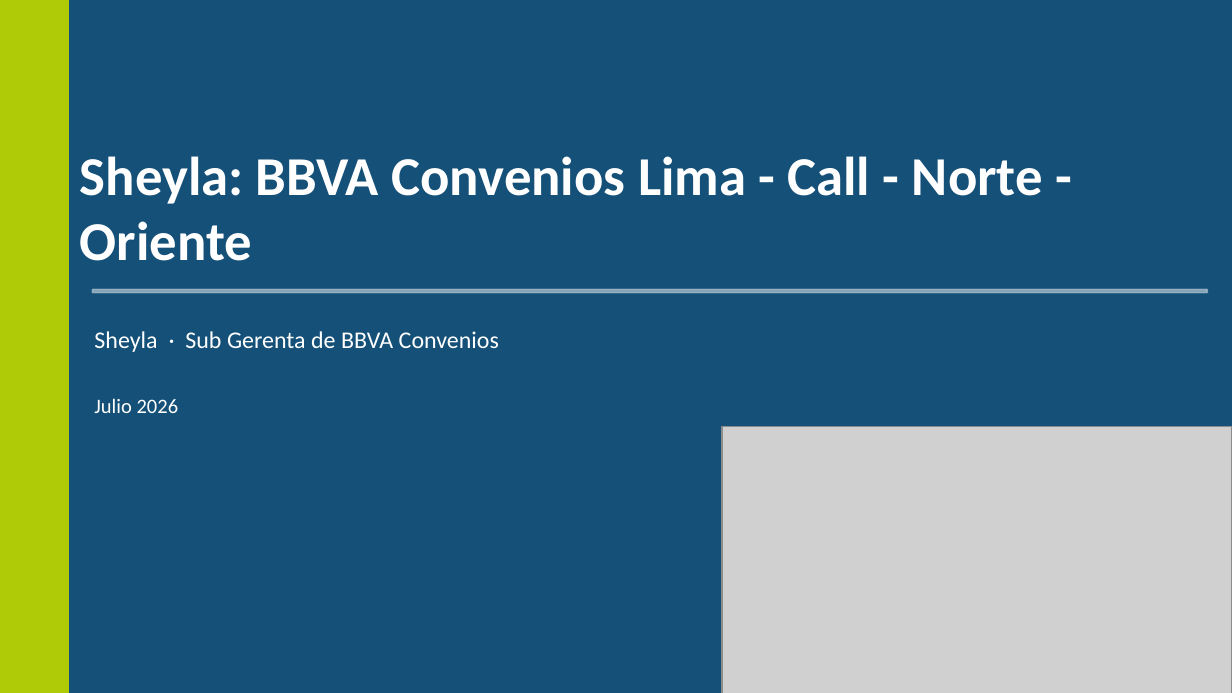
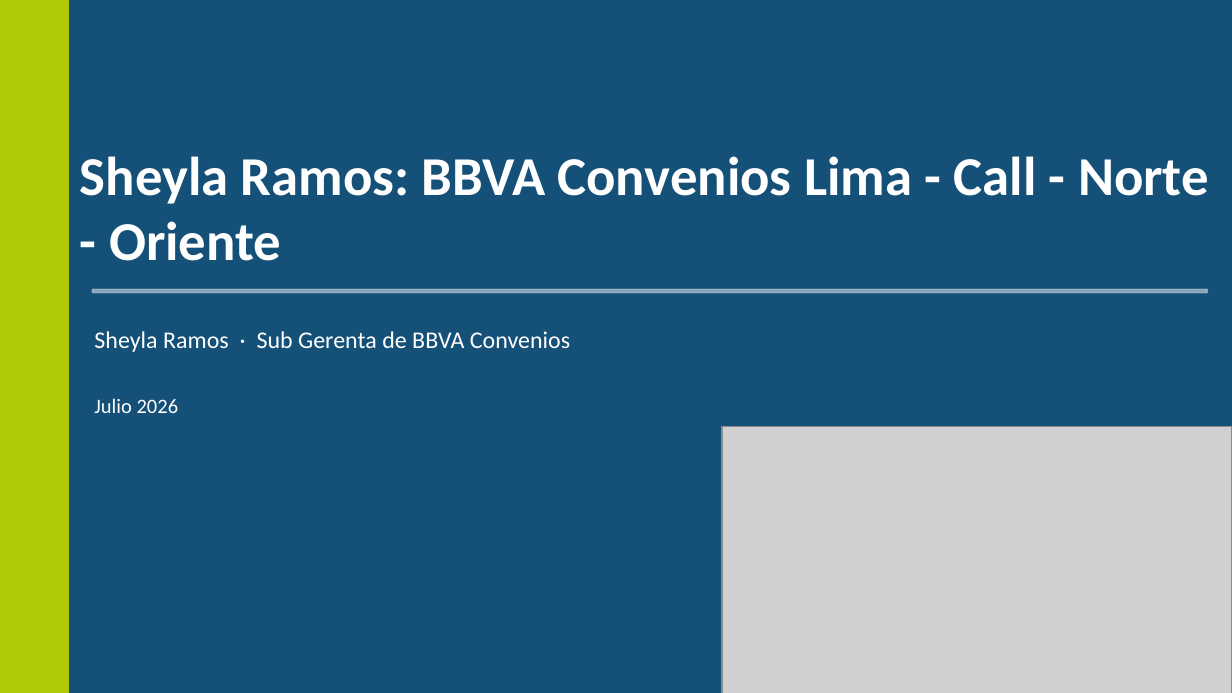
Before and after one commit to piere0405/streamlit_app, a slide deck: slide 37 of plantilla_campanias.pptx. Drawn at 1232x693 pixels with LibreOffice and Linux fonts; fonts in the diff are those of the drawing; grey boxes stand for pictures. Boxes give left, top, right and bottom in pixels: in the first picture for what was removed or moved away, otherwise in the second. Text is boxed around its words. In the diff, an @@ line names an element or a change of style, - is before the commit and + after.

```diff
--- a/plantilla_campanias.pptx
+++ b/plantilla_campanias.pptx
@@ text at <box>80,156,1209,261</box>: text changed @@
-Sheyla: BBVA Convenios Lima - Call - Norte - Oriente
+Sheyla Ramos: BBVA Convenios Lima - Call - Norte - Oriente
@@ text at <box>94,331,570,352</box>: text changed @@
-Sheyla · Sub Gerenta de BBVA Convenios
+Sheyla Ramos · Sub Gerenta de BBVA Convenios
```
Also in this commit, not shown: 10 other slides changed, 21 slides added, 5 other files.
